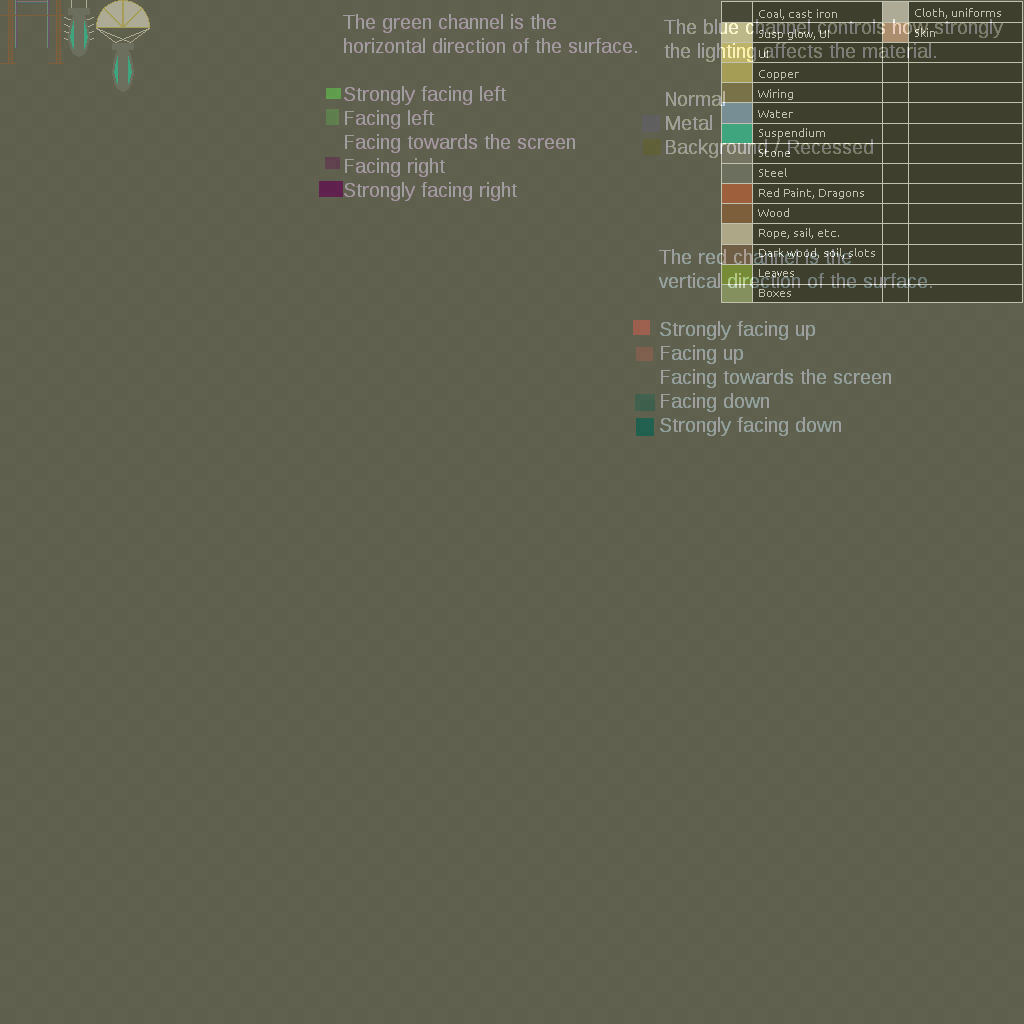
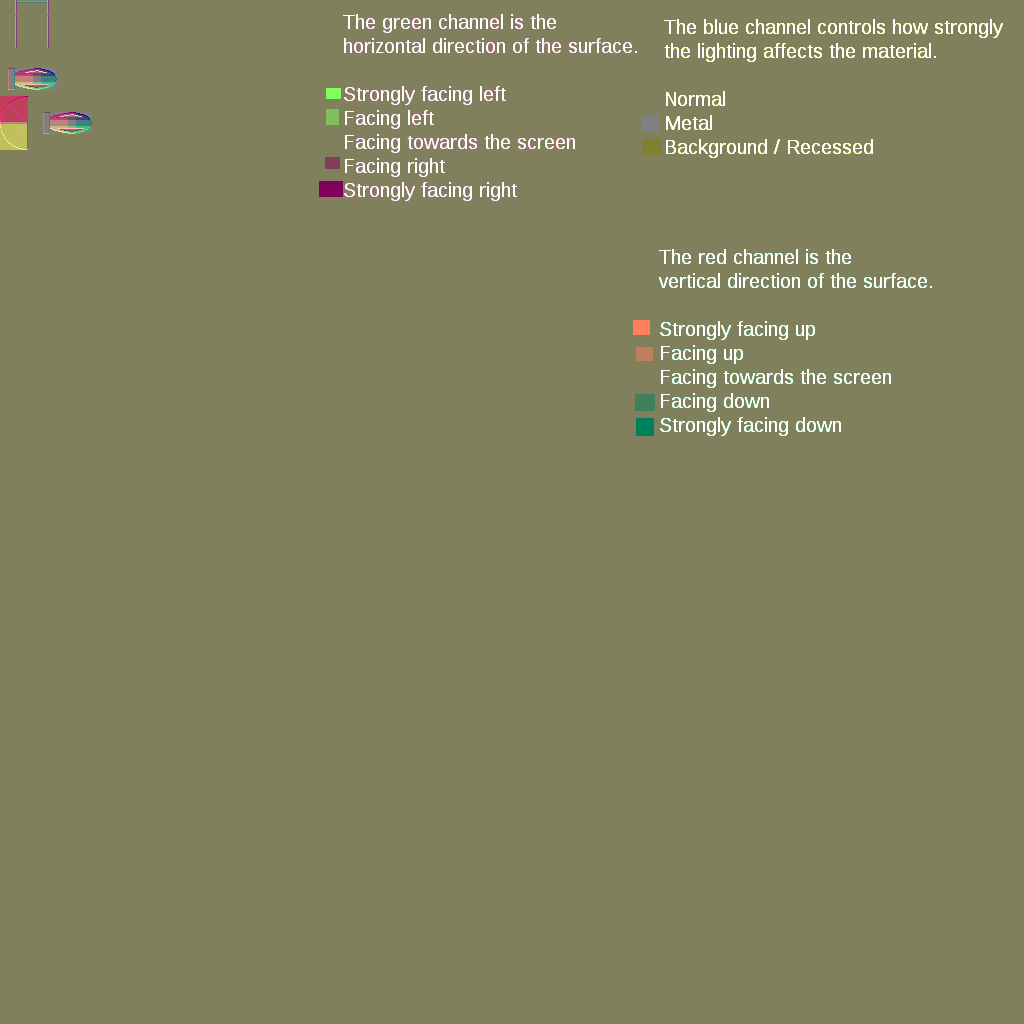
Layer changes from the first 1024 x 1024 image to the second:
"my_spritesheet_bump": opacity 49% → 100% over bbox(0, 0, 1024, 1024)
painted on "Shiny" over bbox(0, 26, 960, 154)
painted on "Horizontal" over bbox(0, 18, 631, 199)
painted on "Vertical" over bbox(0, 68, 92, 150)
hid "my_spritesheet", painted on it over bbox(0, 0, 1023, 303)
hid "16x16 grid" over bbox(0, 0, 1024, 1024)
